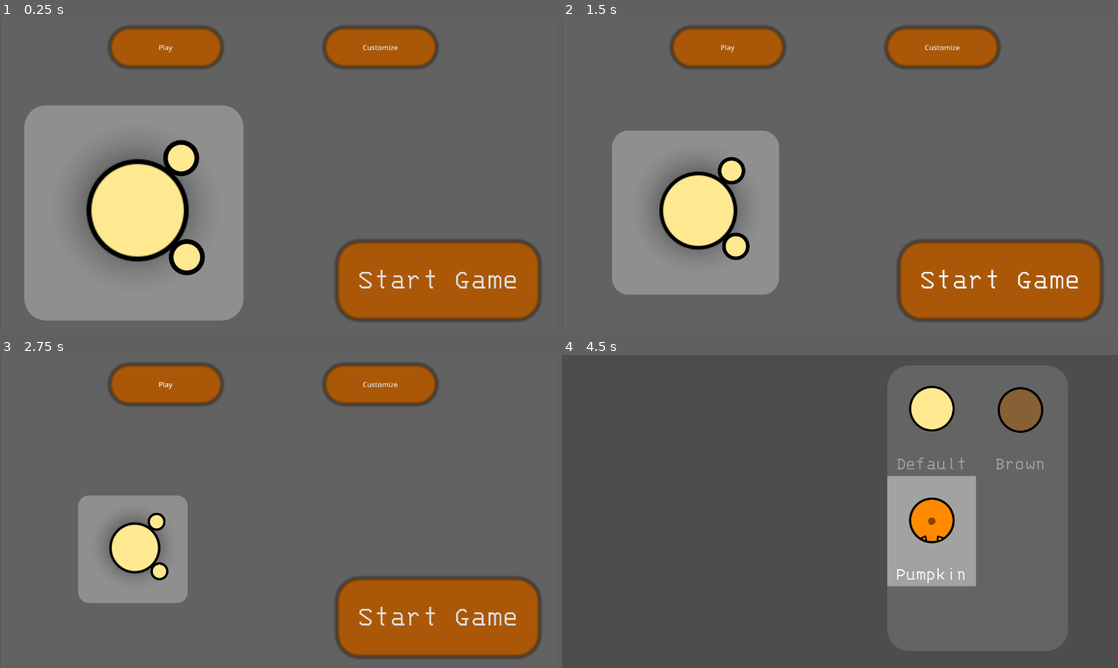
Above: before the commit, frames 1-4 (two rows, left to right).
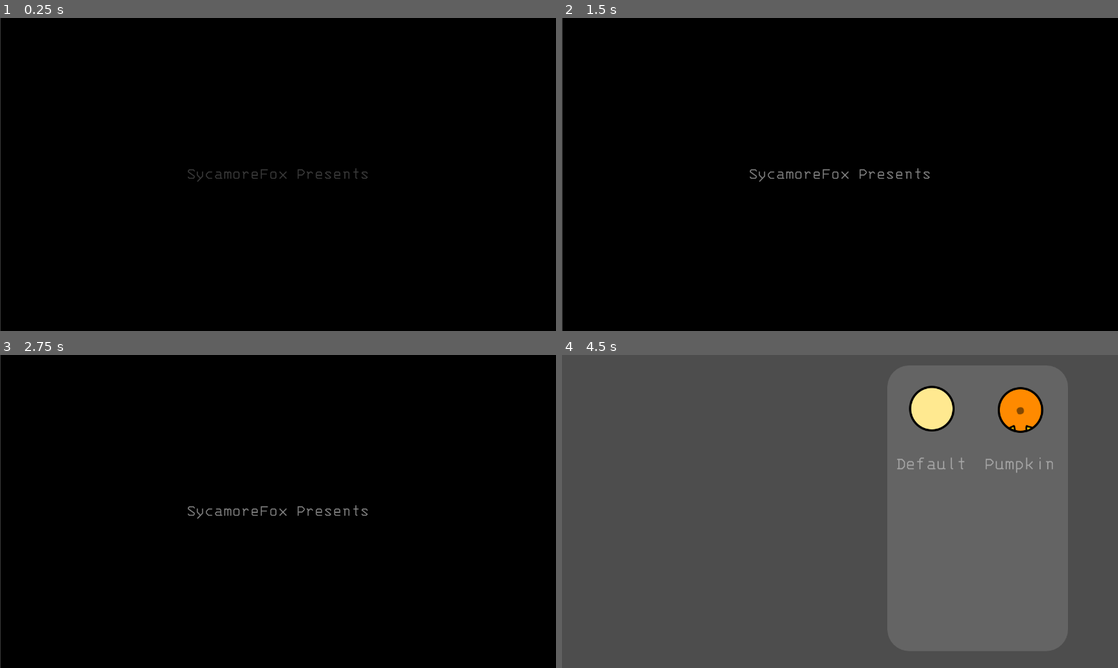
Above: after the commit, the same moments.

Repository: SycamoreFoxStudios/BloxHallowsMobileIndev
Game: Godot game, scene res://main_menu.tscn
Two runs of this game, one before a commit and one after it. Both use one fixed random seed, a clock stepped at 60 frames per second and the inputs below.
Inputs (mouse positions are in pixels of both pictures, inside the frame that each line leads up to):
- Up to frame 1 (0.25 s): no input
- Up to frame 2 (1.5 s): click "Start Game" at 0.5 s; click "Start Game" at 1.25 s
- Up to frame 3 (2.75 s): click "Play" at 2 s
- Up to frame 4 (4.5 s): click "Play" at 2.75 s; click "Customize" at 3.5 s; tap Enter at 4.25 s; move the mouse to (962, 495) at 4.27 s; hold Right (ui_right) from 4.28 s (still down); click (962, 495) at 4.42 s

The runs differ from the first frame. In frame 1, 99% of the frame differs, in the area x 0-100%, y 0-100%; in frame 2, 99%; in frame 3, 100%; in frame 4, 6.6%.

Commit message:
menu update

Diff:
--- a/blox-hallows-mobile/blox-hallows-mobile/Global.gd
+++ b/blox-hallows-mobile/blox-hallows-mobile/Global.gd
@@ -1,9 +1,9 @@
 extends Node
-var player_skin
+var player_skin = "default"
 
 # Called when the node enters the scene tree for the first time.
 func _ready() -> void:
-	pass # Replace with function body.
+	pass
 
 
 # Called every frame. 'delta' is the elapsed time since the previous frame.
--- a/blox-hallows-mobile/blox-hallows-mobile/main_menu.gd
+++ b/blox-hallows-mobile/blox-hallows-mobile/main_menu.gd
@@ -47,3 +47,12 @@
 func _on_start_game_button_down() -> void:
 	startgame.emit()
 	$AnimationPlayer.play("StartGame")
+
+
+
+func _on_item_list_item_selected(index: int) -> void:
+	var item_name = $ItemList.get_item_text(index)
+	if item_name == "Default":
+		Global.player_skin = "default"
+	if item_name == "Pumpkin":
+		Global.player_skin = "pumpkin"
--- a/blox-hallows-mobile/blox-hallows-mobile/main_menu.tscn
+++ b/blox-hallows-mobile/blox-hallows-mobile/main_menu.tscn
@@ -3,13 +3,11 @@
 [ext_resource type="FontFile" uid="uid://bpf5roltn6cd6" path="res://Fonts/3270-Regular.ttf" id="1_06t4h"]
 [ext_resource type="Script" uid="uid://dsy31ynwpyg5g" path="res://main_menu.gd" id="1_7vrkn"]
 [ext_resource type="Texture2D" uid="uid://cjkro4be5kdph" path="res://Player/Player_1.png" id="3_glbon"]
-[ext_resource type="Texture2D" uid="uid://vv1rhkppcdys" path="res://Player/playershadow.png" id="4_nlkkf"]
-[ext_resource type="Texture2D" uid="uid://64n1nphun7yx" path="res://Player/Player_1_Hand.png" id="5_qe12f"]
-[ext_resource type="Texture2D" uid="uid://bp30orkgaogvg" path="res://Player/player_brown.png" id="6_qe12f"]
+[ext_resource type="PackedScene" uid="uid://cc1uop0wrhfix" path="res://player.tscn" id="6_nlkkf"]
 [ext_resource type="Texture2D" uid="uid://dhtl7k3e62peu" path="res://Player/player_pumpkin.png" id="7_8qtwp"]
 
 [sub_resource type="StyleBoxFlat" id="StyleBoxFlat_fu7sn"]
-bg_color = Color(0.3854925, 0.38549247, 0.38549247, 1)
+bg_color = Color(0, 0, 0, 1)
 
 [sub_resource type="Animation" id="Animation_06t4h"]
 length = 0.001
@@ -172,7 +170,6 @@
 theme_override_styles/panel = SubResource("StyleBoxFlat_fu7sn")
 
 [node name="Black Background" type="Panel" parent="." unique_id=966581798]
-visible = false
 z_index = 3
 layout_mode = 0
 offset_left = 1.0
@@ -181,7 +178,6 @@
 theme_override_styles/panel = SubResource("StyleBoxFlat_fu7sn")
 
 [node name="IntroText" type="Label" parent="." unique_id=1578117460]
-visible = false
 self_modulate = Color(1, 1, 1, 0)
 z_index = 3
 layout_mode = 0
@@ -255,36 +251,6 @@
 pivot_offset = Vector2(248.445, 243.425)
 theme_override_styles/panel = SubResource("StyleBoxFlat_x4gcv")
 
-[node name="PlayerPlaceHolder" type="Node2D" parent="Panel" unique_id=473840364]
-position = Vector2(-56.268738, -201)
-metadata/_edit_lock_ = true
-
-[node name="Player1" type="Sprite2D" parent="Panel/PlayerPlaceHolder" unique_id=205517295]
-z_index = 1
-position = Vector2(316, 448.00003)
-scale = Vector2(2.2399998, 2.2399998)
-texture = ExtResource("3_glbon")
-metadata/_edit_lock_ = true
-
-[node name="Playershadow" type="Sprite2D" parent="Panel/PlayerPlaceHolder/Player1" unique_id=216043295]
-z_index = -1
-position = Vector2(-1.7857094, -6.2500105)
-scale = Vector2(1.279948, 1.279948)
-texture = ExtResource("4_nlkkf")
-metadata/_edit_lock_ = true
-
-[node name="Player1Hand" type="Sprite2D" parent="Panel/PlayerPlaceHolder/Player1" unique_id=1427273046]
-position = Vector2(45.08928, -55.357162)
-scale = Vector2(0.32142857, 0.32142857)
-texture = ExtResource("5_qe12f")
-metadata/_edit_lock_ = true
-
-[node name="Player1Hand2" type="Sprite2D" parent="Panel/PlayerPlaceHolder/Player1" unique_id=1361871465]
-position = Vector2(50.892864, 46.428566)
-scale = Vector2(0.32142857, 0.32142857)
-texture = ExtResource("5_qe12f")
-metadata/_edit_lock_ = true
-
 [node name="ItemList" type="ItemList" parent="." unique_id=1043234345]
 layout_mode = 0
 offset_left = 749.0
@@ -296,20 +262,20 @@
 theme_override_styles/panel = SubResource("StyleBoxFlat_41ry8")
 auto_width = true
 auto_height = true
-item_count = 3
+item_count = 2
 max_columns = 2
 icon_mode = 0
 item_0/text = "Default"
 item_0/icon = ExtResource("3_glbon")
-item_1/text = "Brown"
-item_1/icon = ExtResource("6_qe12f")
-item_2/text = "Pumpkin"
-item_2/icon = ExtResource("7_8qtwp")
+item_1/text = "Pumpkin"
+item_1/icon = ExtResource("7_8qtwp")
 
 [node name="Rotation Warning" type="PanelContainer" parent="." unique_id=1803810235]
 visible = false
 layout_mode = 0
-offset_right = 1281.0
+offset_left = -684.0
+offset_top = -1139.0
+offset_right = 1930.0
 offset_bottom = 1842.0
 theme_override_styles/panel = SubResource("StyleBoxFlat_2juy3")
 
@@ -319,6 +285,11 @@
 text = "Please Rotate Your Device"
 horizontal_alignment = 1
 
+[node name="Player" parent="." unique_id=1896002904 instance=ExtResource("6_nlkkf")]
+position = Vector2(300, 452)
+scale = Vector2(2.545, 2.545)
+
 [connection signal="button_down" from="Start Game" to="." method="_on_start_game_button_down"]
 [connection signal="button_down" from="Customize" to="." method="_on_customize_button_down"]
 [connection signal="button_down" from="Play" to="." method="_on_play_button_down"]
+[connection signal="item_selected" from="ItemList" to="." method="_on_item_list_item_selected"]
--- /dev/null
+++ b/blox-hallows-mobile/blox-hallows-mobile/player.gd
@@ -0,0 +1,14 @@
+extends CharacterBody2D
+
+
+# Called when the node enters the scene tree for the first time.
+func _ready() -> void:
+	pass # Replace with function body.
+
+
+# Called every frame. 'delta' is the elapsed time since the previous frame.
+func _process(delta: float) -> void:
+	if Global.player_skin == "default":
+		$Sprite2D.texture = load("res://Player/Player_1.png")
+	if Global.player_skin == "pumpkin":
+		$Sprite2D.texture = load("res://Player/player_pumpkin.png")
--- /dev/null
+++ b/blox-hallows-mobile/blox-hallows-mobile/player.tscn
@@ -0,0 +1,27 @@
+[gd_scene format=3 uid="uid://cc1uop0wrhfix"]
+
+[ext_resource type="Script" uid="uid://syrko1w207pi" path="res://player.gd" id="1_4flbx"]
+[ext_resource type="Texture2D" uid="uid://cjkro4be5kdph" path="res://Player/Player_1.png" id="2_onrkg"]
+[ext_resource type="Texture2D" uid="uid://64n1nphun7yx" path="res://Player/Player_1_Hand.png" id="3_i3pqv"]
+
+[sub_resource type="CircleShape2D" id="CircleShape2D_qlpxl"]
+
+[node name="Player" type="CharacterBody2D" unique_id=1896002904]
+script = ExtResource("1_4flbx")
+
+[node name="Sprite2D" type="Sprite2D" parent="." unique_id=128507037]
+texture = ExtResource("2_onrkg")
+
+[node name="CollisionShape2D" type="CollisionShape2D" parent="." unique_id=673775999]
+scale = Vector2(5, 5)
+shape = SubResource("CircleShape2D_qlpxl")
+
+[node name="Left Hand" type="Sprite2D" parent="." unique_id=1095687332]
+position = Vector2(55, -55)
+scale = Vector2(0.3, 0.3)
+texture = ExtResource("3_i3pqv")
+
+[node name="Right Hand" type="Sprite2D" parent="." unique_id=1396196998]
+position = Vector2(55, 55)
+scale = Vector2(0.3, 0.3)
+texture = ExtResource("3_i3pqv")
Not shown, added: blox-hallows-mobile/blox-hallows-mobile/player.gd.uid
